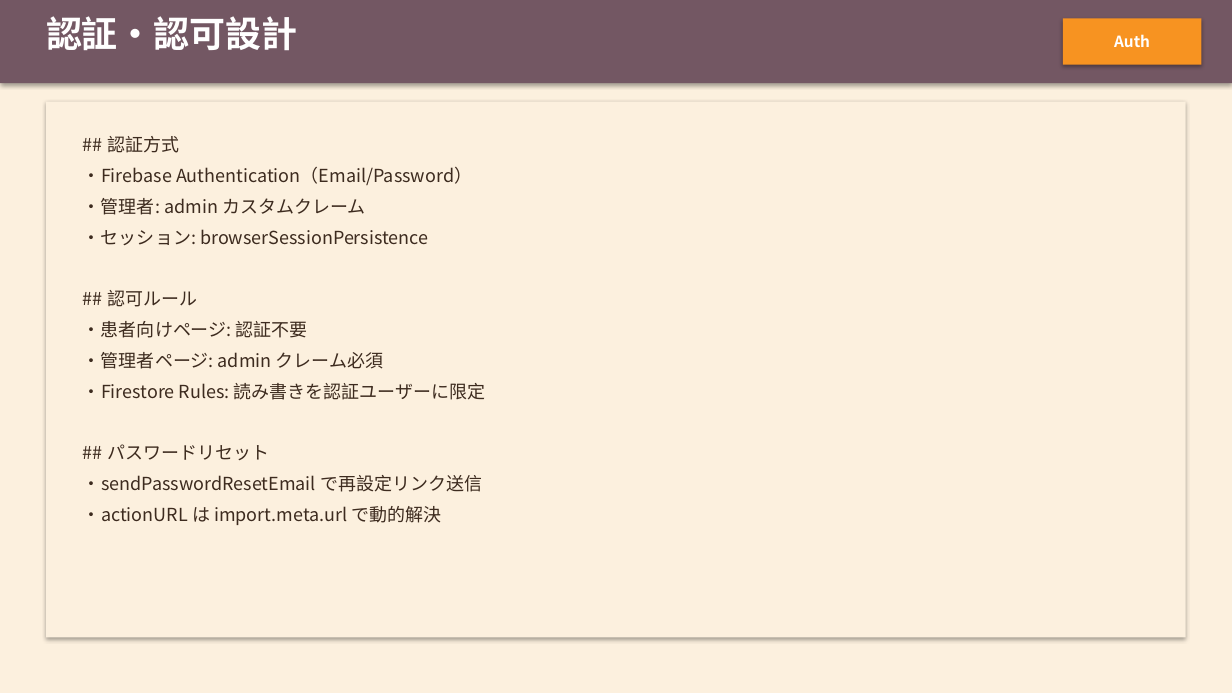
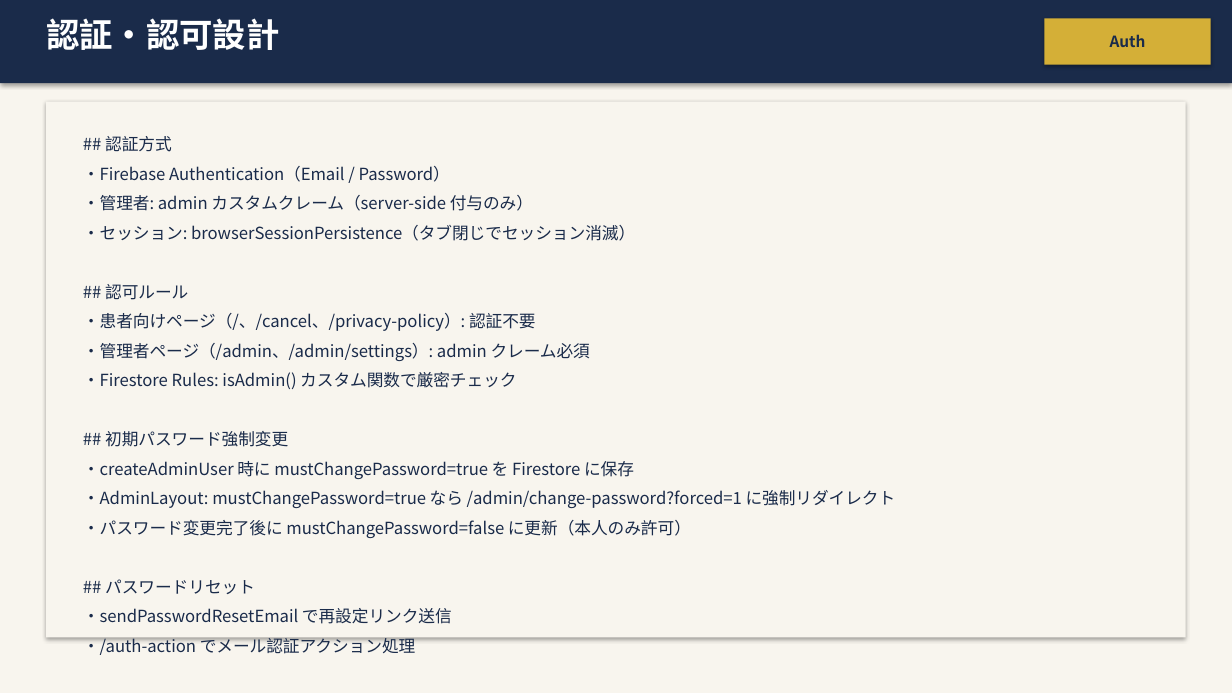
Before and after one commit to Kojinius/fukumoto-reservation, a slide deck: slide 12 of documents/specs/OnlineAppointSystem_詳細設計書.pptx (slide 11 before the commit). Drawn at 1232x693 pixels with LibreOffice and Linux fonts; fonts in the diff are those of the drawing. Boxes give left, top, right and bottom in pixels: in the first picture for what was removed or moved away, otherwise in the second. Text is boxed around its words. In the diff, an @@ line names an element or a change of style, - is before the commit and + after.

```diff
--- a/documents/specs/OnlineAppointSystem_詳細設計書.pptx
+++ b/documents/specs/OnlineAppointSystem_詳細設計書.pptx
@@ rectangle at (0,0,1232,693): fill #FCF0DE to #F8F5EE @@
@@ rectangle at (0,0,1232,83): fill #735763 to #1A2B4A @@
@@ text "認証・認可設計" at (46,18,280,50): size 28 to 26 pt @@
@@ rectangle "Auth": place and size @@
-rectangle "Auth" at (1063,18,1202,65)
+rectangle "Auth" at (1044,18,1211,65)
@@ rectangle "Auth" at (1044,18,1211,65): text colour #FFFFFF to #1A2B4A; fill #F79321 to #D4AF37 @@
@@ rectangle at (46,102,1186,638): fill #FCF0DE to #F8F5EE @@
@@ text at (83,136,452,624): size 14 to 13 pt, text colour #3D2B1F to #1A2B4A in "## 認証方式", "## 認可ルール", "## パスワードリセット", "・sendPasswordResetEmail で再設定リンク送信"; line spacing 24pt to 23pt @@
@@ text at (83,166,635,241): text changed; size 14 to 13 pt; text colour #3D2B1F to #1A2B4A @@
-・Firebase Authentication（Email/Password）
-・管理者: admin カスタムクレーム
-・セッション: browserSessionPersistence
+・Firebase Authentication（Email / Password）
+・管理者: admin カスタムクレーム（server-side 付与のみ）
+・セッション: browserSessionPersistence（タブ閉じでセッション消滅）
@@ text at (83,313,896,538): text changed; size 14 to 13 pt; text colour #3D2B1F to #1A2B4A @@
-・患者向けページ: 認証不要
-・管理者ページ: admin クレーム必須
-・Firestore Rules: 読み書きを認証ユーザーに限定
+・患者向けページ（/、/cancel、/privacy-policy）: 認証不要
+・管理者ページ（/admin、/admin/settings）: admin クレーム必須
+・Firestore Rules: isAdmin() カスタム関数で厳密チェック
+## 初期パスワード強制変更
+・createAdminUser 時に mustChangePassword=true を Firestore に保存
+・AdminLayout: mustChangePassword=true なら /admin/change-password?forced=1 に強制リダイレクト
+・パスワード変更完了後に mustChangePassword=false に更新（本人のみ許可）
@@ text at (83,506,442,525): text changed; size 14 to 13 pt; text colour #3D2B1F to #1A2B4A @@
-・actionURL は import.meta.url で動的解決
+・/auth-action でメール認証アクション処理
```
Also in this commit, not shown: 17 other slides changed, 4 slides added, 2 slides removed, 5 other files.
